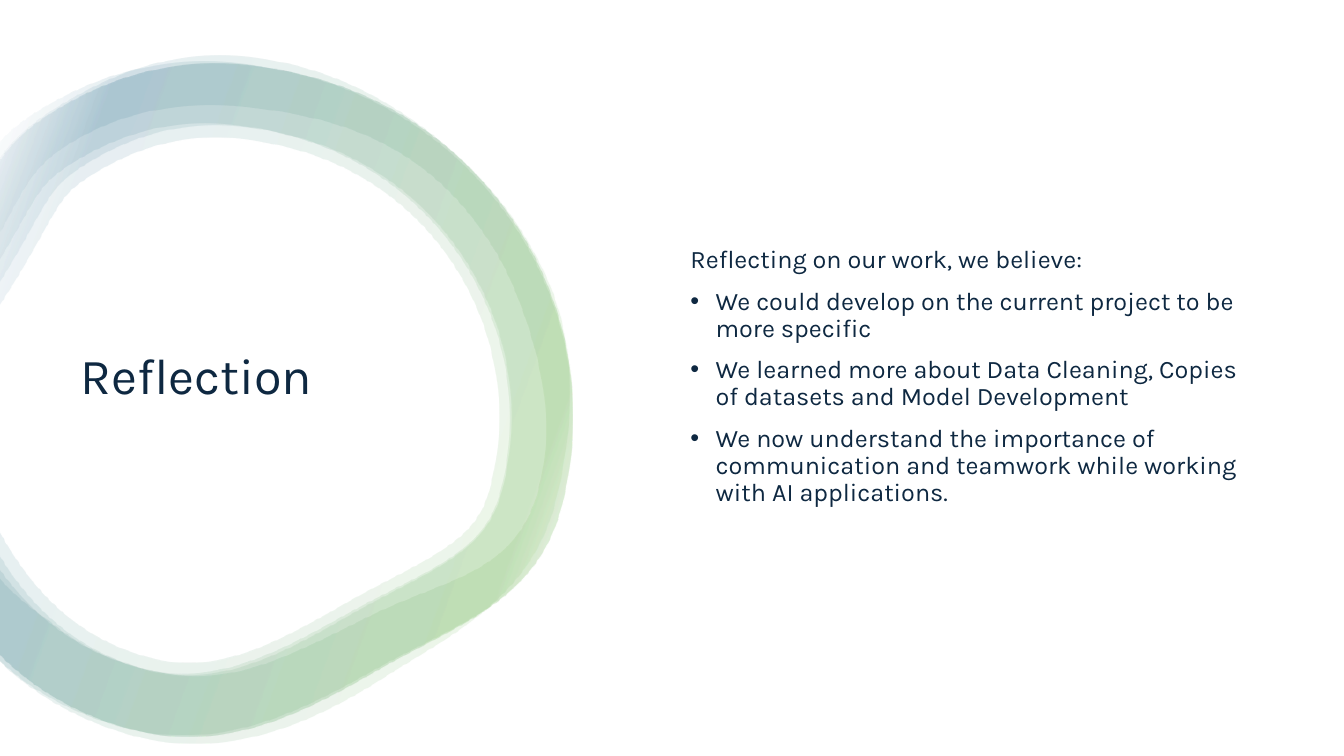
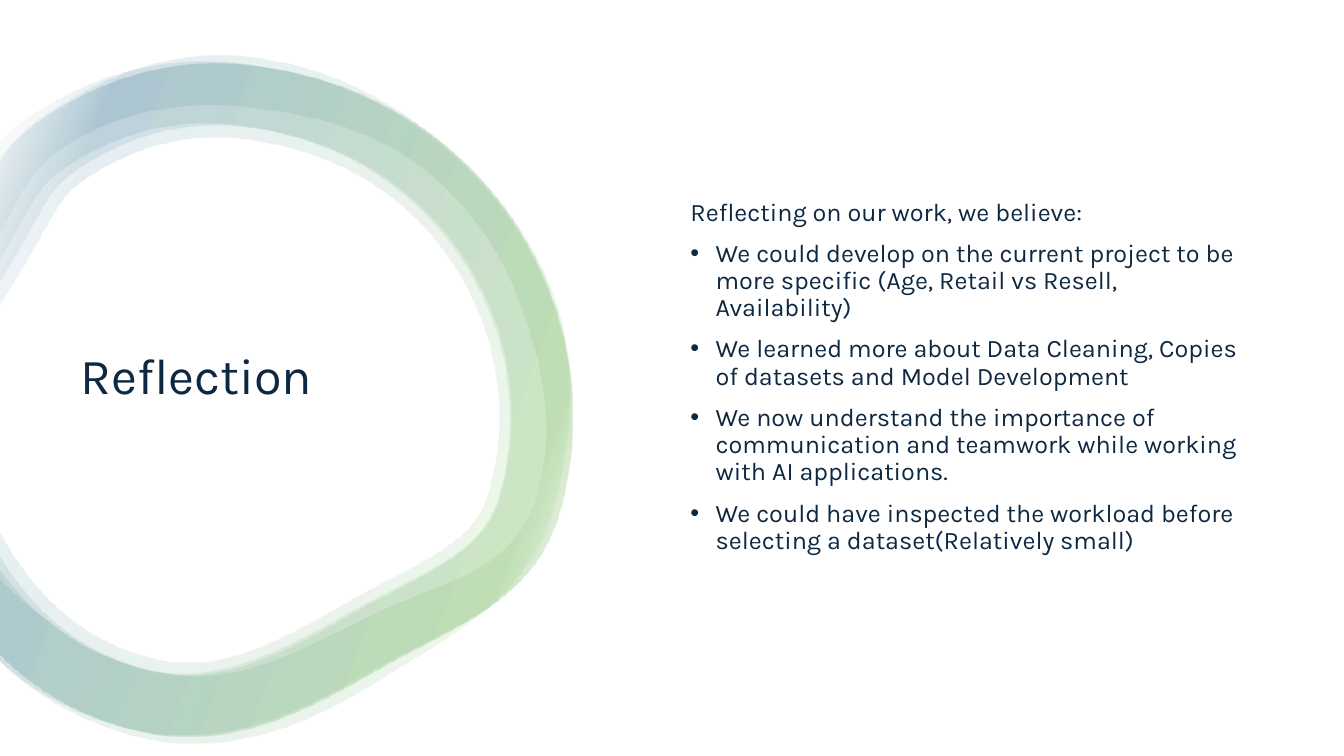
Before and after one commit to SDKELLY06/IEESP, a slide deck: slide 18 of AI Presentation.pptx (slide 14 before the commit). Drawn at 1344x756 pixels with LibreOffice and Linux fonts; fonts in the diff are those of the drawing. Boxes give left, top, right and bottom in pixels: in the first picture for what was removed or moved away, otherwise in the second. Text is boxed around its words. In the diff, an @@ line names an element or a change of style, - is before the commit and + after.

```diff
--- a/AI Presentation.pptx
+++ b/AI Presentation.pptx
@@ text at [716,244,1234,322]: text changed @@
-• We could develop on the current project to be more specific
+• We could develop on the current project to be more specific (Age, Retail vs Resell, Availability)
@@ text at [716,504,1233,555]: paragraph added @@
+• We could have inspected the workload before selecting a dataset(Relatively small)
```
Also in this commit, not shown: 4 other slides changed, 4 slides added, 1 other file.
